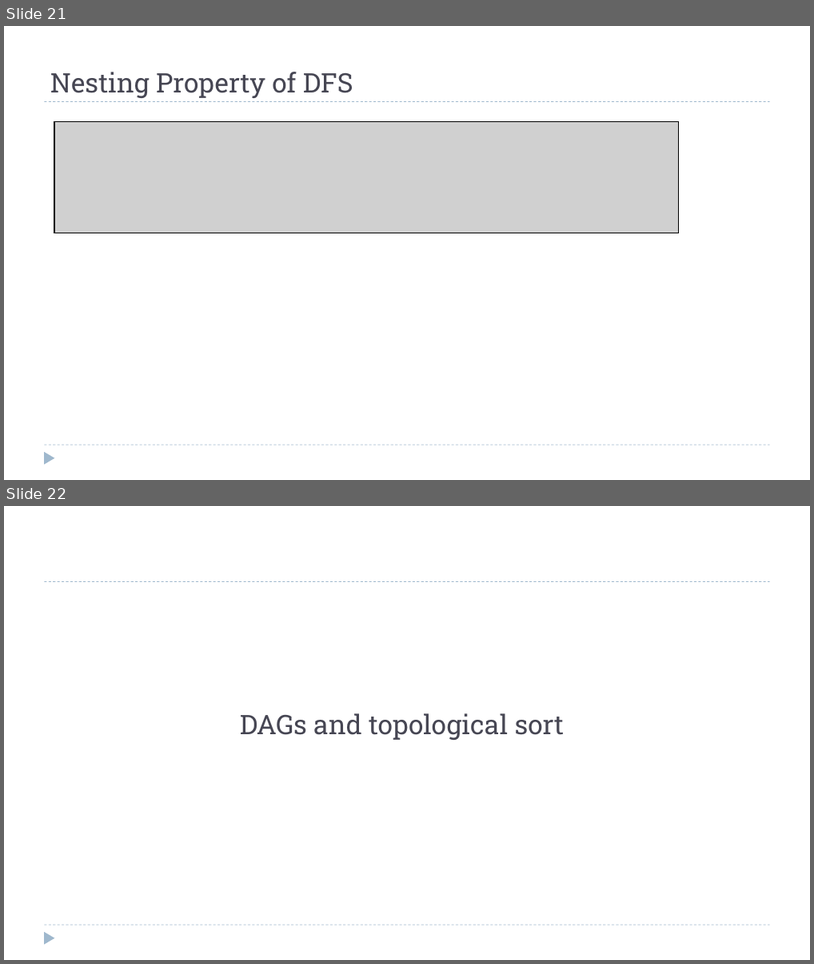
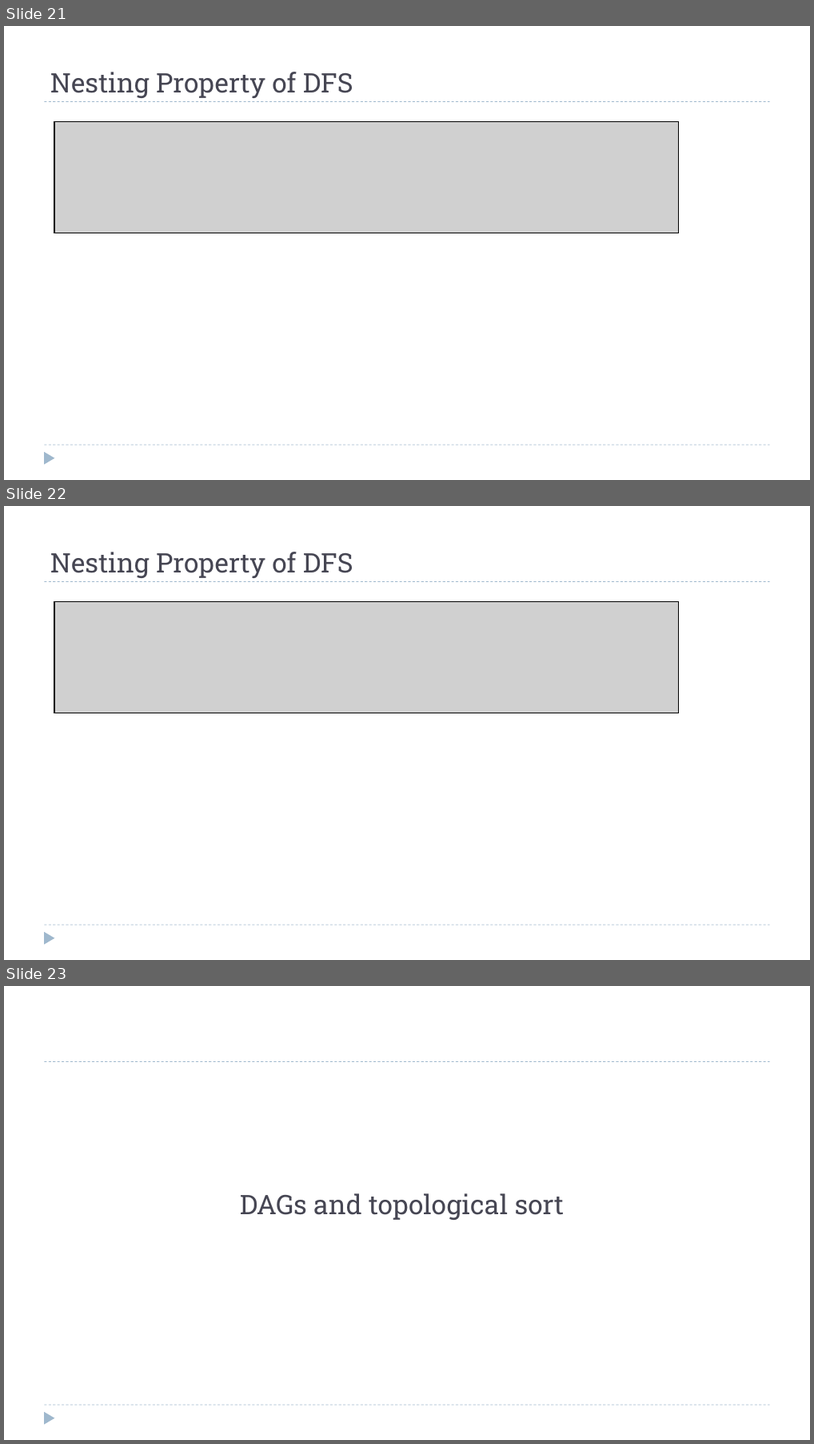
Before and after one commit to dsc-courses/dsc40b-2025-wi, a slide deck: materials/lectures/13-dfs/slides.pptx. Shown one above the other, each under a label of ours: slides 21 and 22 before the commit, slides 21, 22 and 23 after it. The pictures are 814x964 and 814x1444 pixels, drawn with LibreOffice and Linux fonts; fonts in the diff are those of the drawing; grey boxes stand for pictures. Boxes give left, top, right and bottom in pixels: in the first picture for what was removed or moved away, otherwise in the second. Text is boxed around its words. In the diff, an @@ line names an element or a change of style, - is before the commit and + after.

```diff
--- a/materials/lectures/13-dfs/slides.pptx
+++ b/materials/lectures/13-dfs/slides.pptx
@@ slide 22 added at bbox=[4, 506, 810, 960], background #FFFFFF; not listed: 3 template elements that a slide beside it also shows @@
@@ title added at bbox=[50, 552, 354, 578], 32 pt, text #464653 @@
+Nesting Property of DFS
@@ picture added at bbox=[54, 601, 678, 712] @@
@@ what was slide 22 is now slide 23 @@
```
Also in this commit, not shown: 20 other files.
